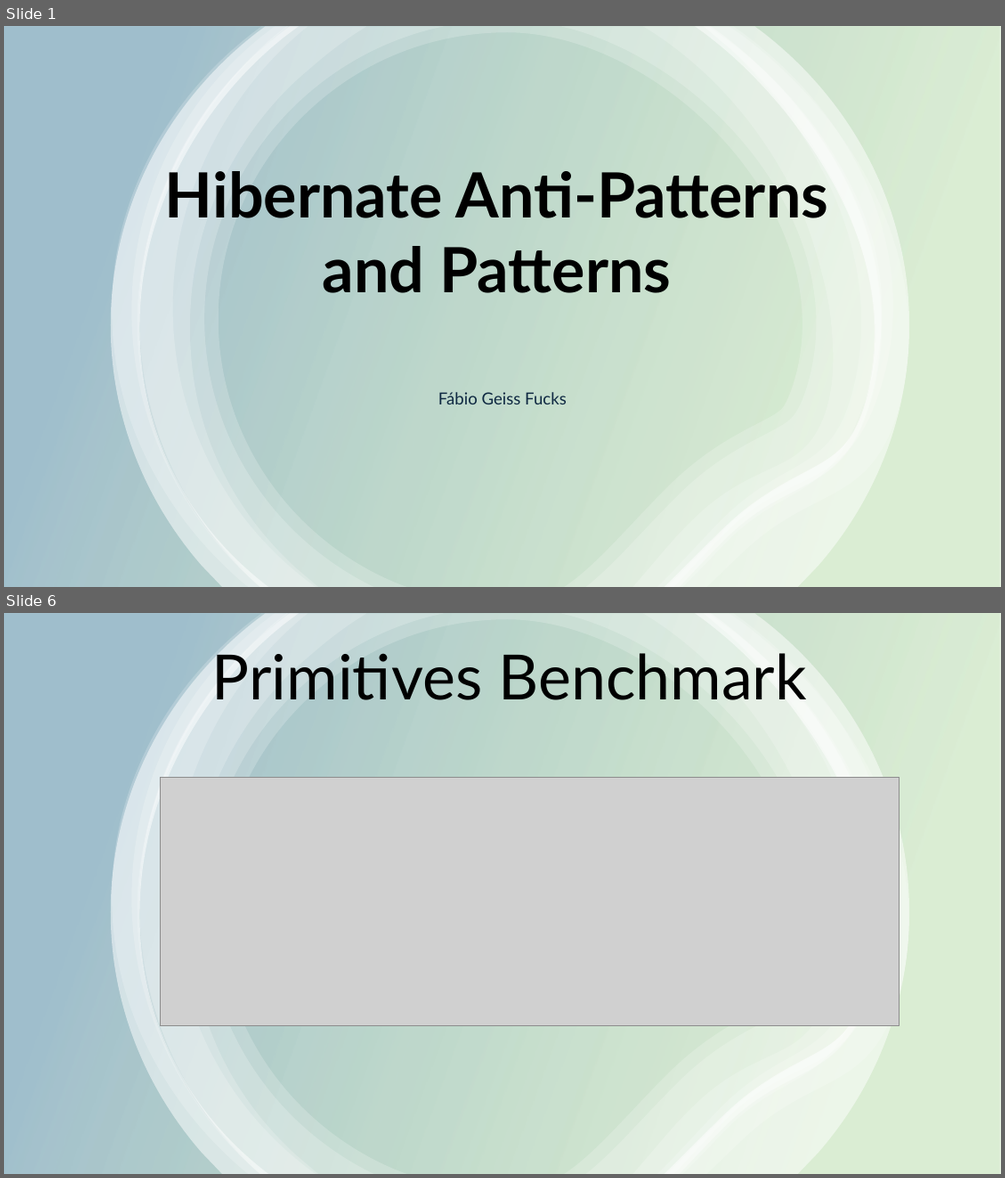
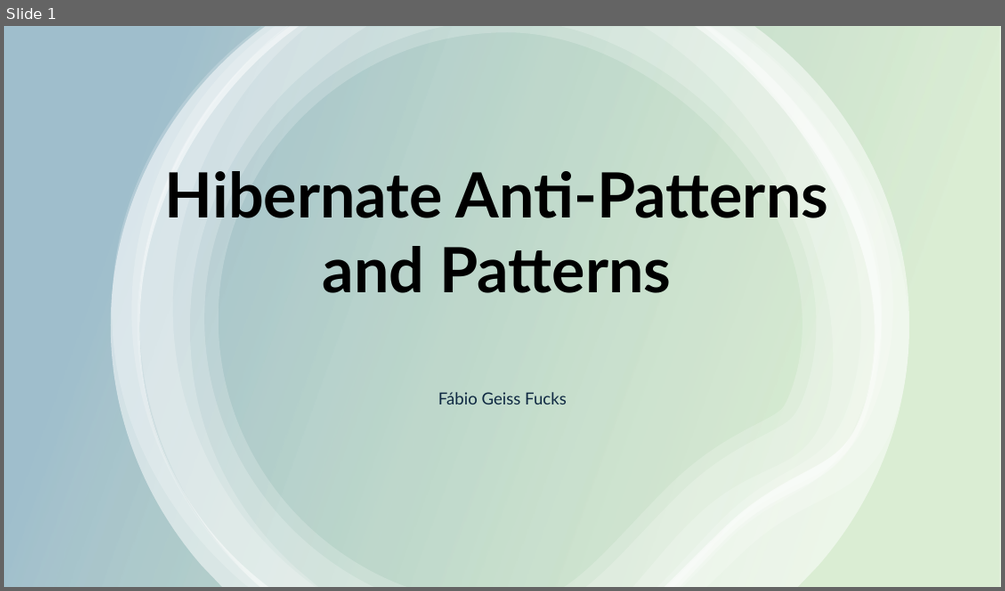
Before and after one commit to FFucks/hibernate, a slide deck: hibernate_presentation.pptx. Shown one above the other, each under a label of ours: slides 1 and 6 before the commit, slide 1 after it; the slides between them are not shown. The pictures are 1005x1178 and 1005x591 pixels, drawn with LibreOffice and Linux fonts; fonts in the diff are those of the drawing; grey boxes stand for pictures. Boxes give left, top, right and bottom in pixels: in the first picture for what was removed or moved away, otherwise in the second. Text is boxed around its words. In the diff, an @@ line names an element or a change of style, - is before the commit and + after.

```diff
--- a/hibernate_presentation.pptx
+++ b/hibernate_presentation.pptx
@@ slide 6 removed at [4, 613, 1001, 1174], background #FFFFFF @@
@@ rectangle removed at [4, 613, 1001, 1174] @@
@@ group removed at [111, 613, 909, 1174]: 6 freeform shapes @@
@@ title removed at [212, 646, 807, 712] @@
-Primitives Benchmark
@@ picture removed at [160, 777, 898, 1026] @@
```
Also in this commit, not shown: 3 slides changed, 12 slides added, 5 other slides removed, 12 other files.
